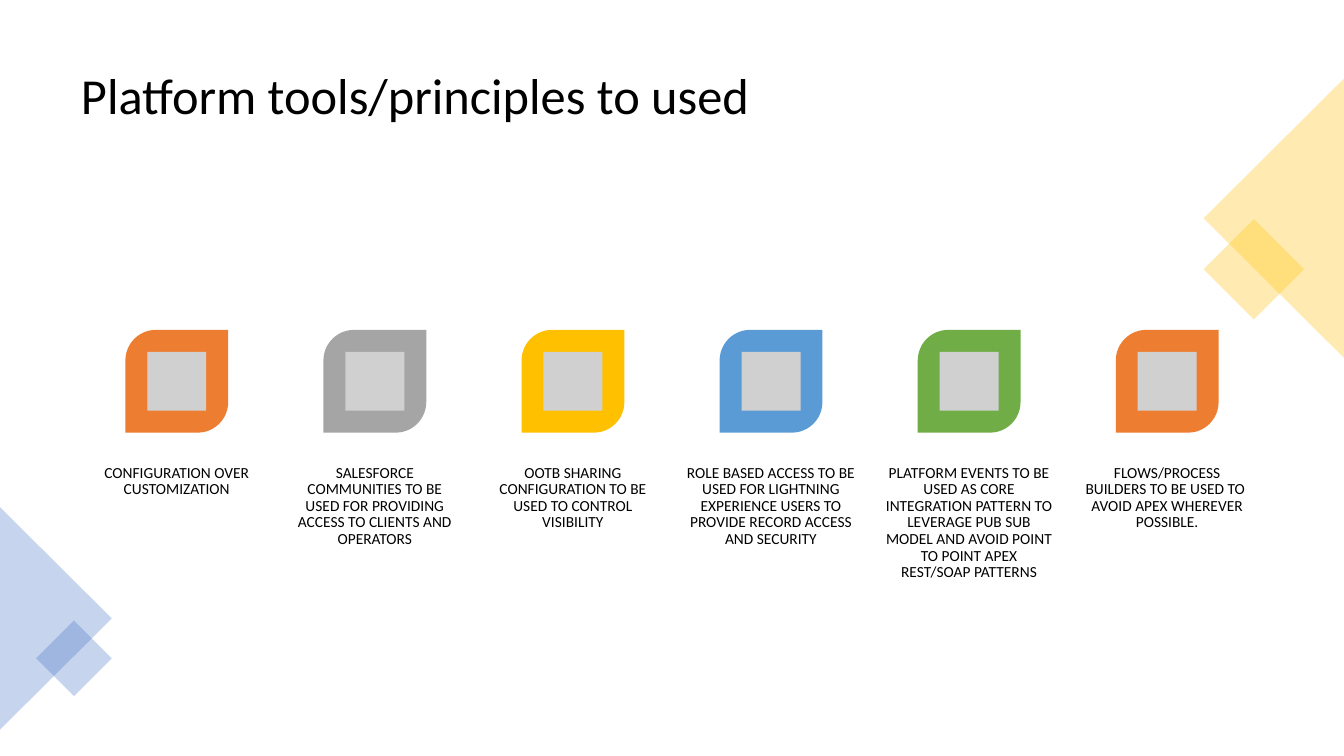
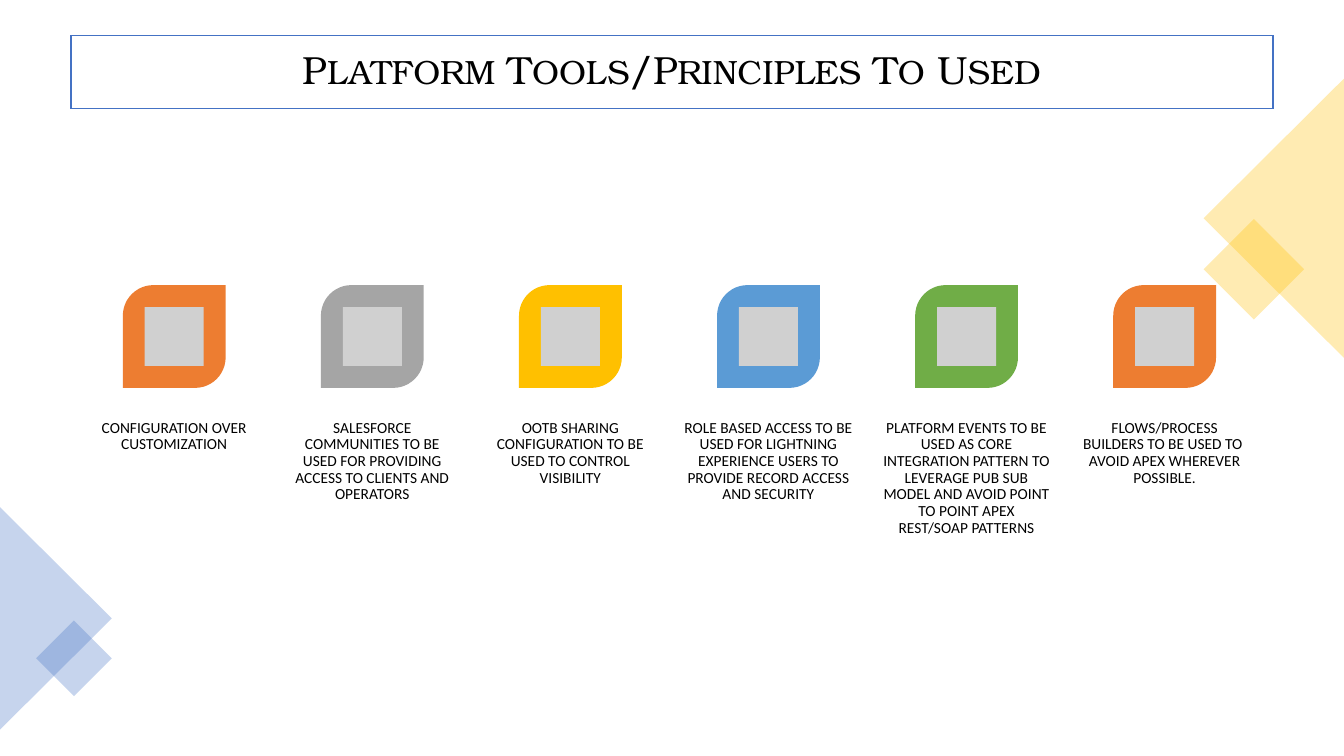
Before and after one commit to srivatsankr/AXDemo, a slide deck: slide 15 of SolutionPresentation/BusTicketingSolution.pptx. Drawn at 1344x756 pixels with LibreOffice and Linux fonts; fonts in the diff are those of the drawing; grey boxes stand for pictures. Boxes give left, top, right and bottom in pixels: in the first picture for what was removed or moved away, otherwise in the second. Text is boxed around its words. In the diff, an @@ line names an element or a change of style, - is before the commit and + after.

```diff
--- a/SolutionPresentation/BusTicketingSolution.pptx
+++ b/SolutionPresentation/BusTicketingSolution.pptx
@@ title "PLATFORM TOOLS/PRINCIPLES TO USED": place and size @@
-title "PLATFORM TOOLS/PRINCIPLES TO USED" at (81,79,749,122)
+title "PLATFORM TOOLS/PRINCIPLES TO USED" at (71,35,1273,108)
@@ title "PLATFORM TOOLS/PRINCIPLES TO USED" at (71,35,1273,108): fill none to #FFFFFF; outline none to #4472C4 1 pt @@
@@ title at (81,79,749,122): text changed; size 36 to 24 pt; font Calibri to TeX Gyre Bonum @@
-Platform tools/principles to used
+PLATFORM TOOLS/PRINCIPLES TO USED
@@ 3 texts, 2 round diag rects, 1 picture: place and size @@
-3 texts, 2 round diag rects, 1 picture at (125,330,1245,544)
+3 texts, 2 round diag rects, 1 picture at (123,285,1242,499)
@@ 4 round diag rects, 3 texts, 1 picture: place and size @@
-4 round diag rects, 3 texts, 1 picture at (104,330,1219,578)
+4 round diag rects, 3 texts, 1 picture at (102,285,1216,534)
@@ group added at (145,308,1195,367): 4 pictures @@
@@ group removed at (147,352,1198,411): 4 pictures @@
```
Also in this commit, not shown: 14 other slides changed, 1 slide added, 1 slide removed.
